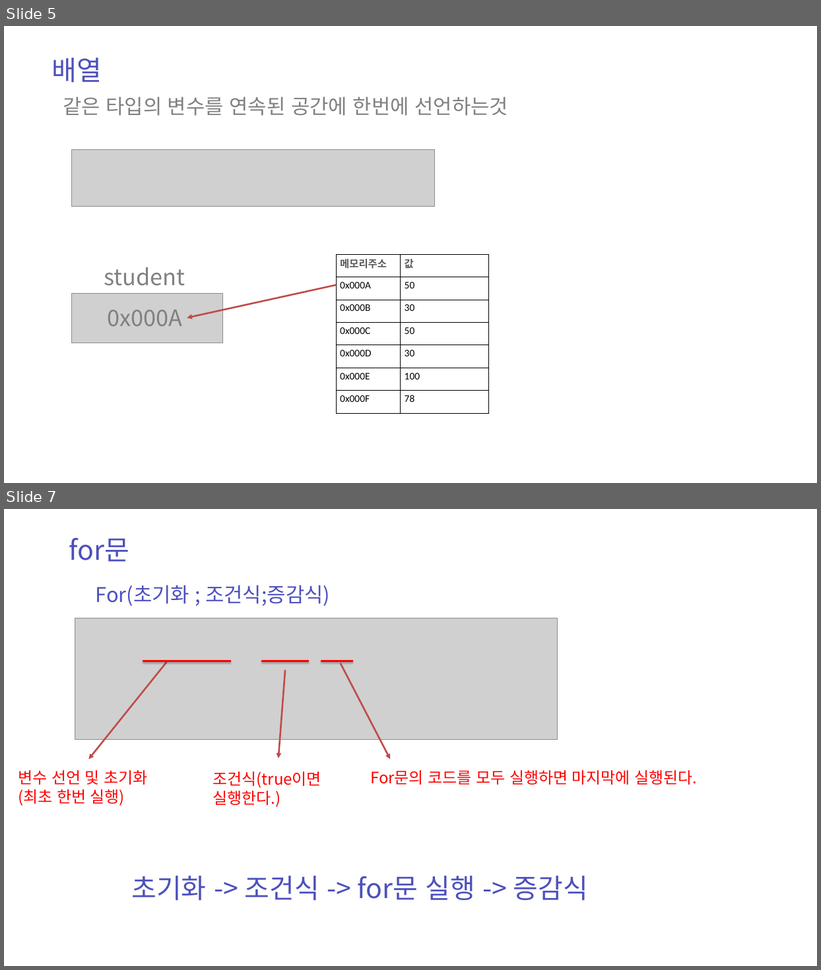
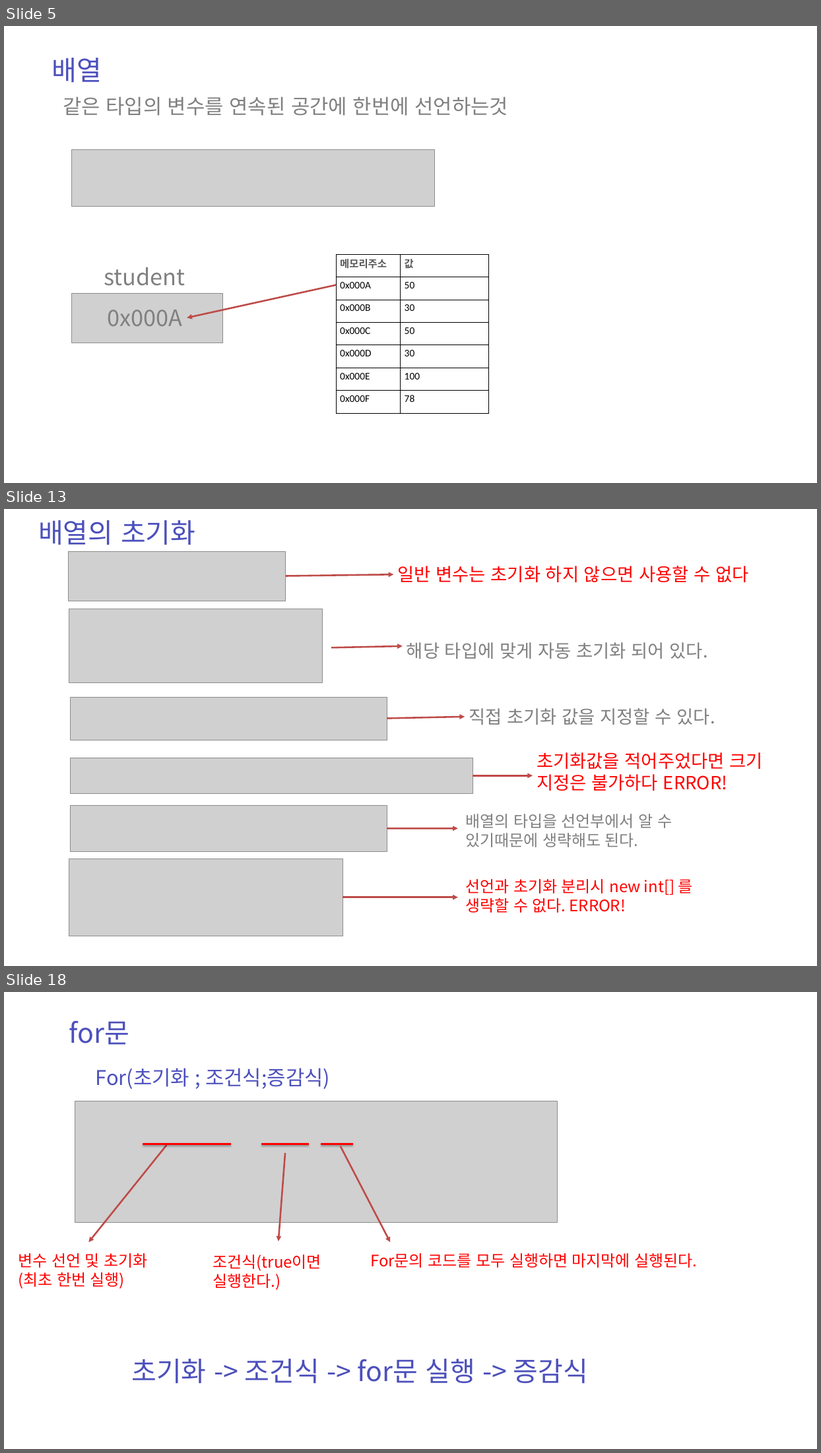
Before and after one commit to zest132/JavaLecture, a slide deck: JavaLecture/LectureFile/java 5강.pptx. Shown one above the other, each under a label of ours: slides 5 and 7 before the commit, slides 5, 13 and 18 after it; the slides between them are not shown. The pictures are 821x970 and 821x1453 pixels, drawn with LibreOffice and Linux fonts; fonts in the diff are those of the drawing; grey boxes stand for pictures. Boxes give left, top, right and bottom in pixels: in the first picture for what was removed or moved away, otherwise in the second. Text is boxed around its words. In the diff, an @@ line names an element or a change of style, - is before the commit and + after.

```diff
--- a/JavaLecture/LectureFile/java 5강.pptx
+++ b/JavaLecture/LectureFile/java 5강.pptx
@@ slide 13 added at (x1=4, y1=509, x2=817, y2=966), background #FFFFFF @@
@@ text added at (x1=38, y1=520, x2=195, y2=545), 48 pt, text #4C50BC @@
+배열의 초기화
@@ picture added at (x1=68, y1=551, x2=285, y2=601) @@
@@ text added at (x1=397, y1=566, x2=748, y2=583), 32 pt, text #FF0000 @@
+일반 변수는 초기화 하지 않으면 사용할 수 없다
@@ arrow added from (285, 576) to (393, 574), #BF4C48 3 pt @@
@@ picture added at (x1=69, y1=609, x2=323, y2=683) @@
@@ arrow added from (331, 648) to (403, 646), #BF4C48 3 pt @@
@@ text added at (x1=407, y1=642, x2=708, y2=659), 32 pt, text #808080 @@
+해당 타입에 맞게 자동 초기화 되어 있다.
@@ picture added at (x1=70, y1=697, x2=387, y2=739) @@
@@ arrow added from (387, 718) to (465, 717), #BF4C48 3 pt @@
@@ text added at (x1=469, y1=708, x2=715, y2=725), 32 pt, text #808080 @@
+직접 초기화 값을 지정할 수 있다.
@@ picture added at (x1=70, y1=758, x2=473, y2=793) @@
@@ text added at (x1=537, y1=753, x2=763, y2=791), 32 pt, text #FF0000 @@
+초기화값을 적어주었다면 크기 지정은 불가하다 ERROR!
@@ arrow added from (473, 776) to (533, 776), #BF4C48 3 pt @@
@@ picture added at (x1=70, y1=805, x2=387, y2=852) @@
@@ text added at (x1=465, y1=814, x2=672, y2=848), 28 pt, text #808080 @@
+배열의 타입을 선언부에서 알 수 있기때문에 생략해도 된다.
@@ arrow added from (387, 828) to (458, 828), #BF4C48 3 pt @@
@@ picture added at (x1=69, y1=859, x2=343, y2=936) @@
@@ text added at (x1=465, y1=879, x2=693, y2=913), 28 pt, text #FF0000 @@
+선언과 초기화 분리시 new int[] 를 생략할 수 없다. ERROR!
@@ arrow added from (343, 898) to (458, 898), #BF4C48 3 pt @@
@@ what was slide 7 is now slide 18 @@
```
Also in this commit, not shown: 1 slide changed, 10 other slides added, 1 other file.
